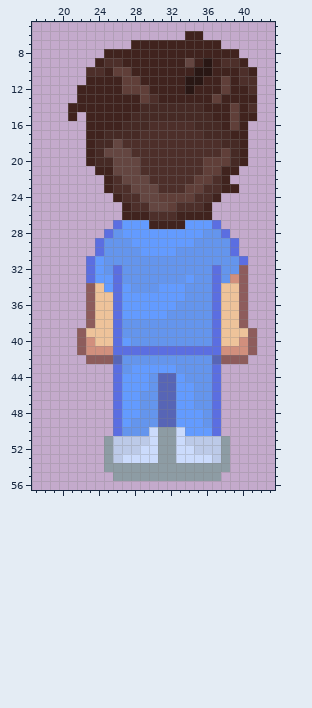
Edited in one commit: pixel-art file (Art/PixelArt/Characters/Aseprite files/Enfermeiros/Enf. Adrian.aseprite). That is the earlier state.
64x64 pixels, 1 frame. Shown: x 17..43, y 5..56.
The result:
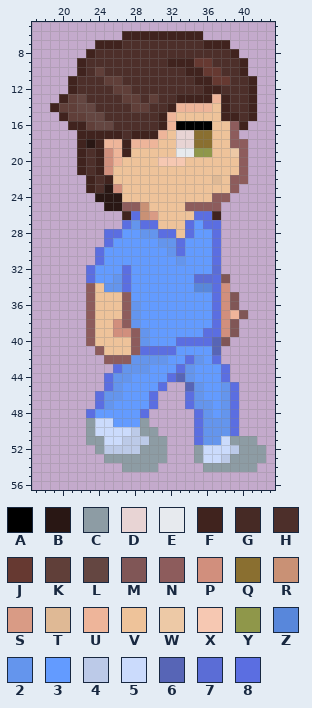
Palette (. is transparent): A #000000  B #291714  C #8d9ca4  D #e8d4d4  E #e7eaee  F #40231e  G #462a25  H #4d2f2a  J #663931  K #603f39  L #644641  M #805656  N #8d5c5c  P #d18f7d  Q #8a6f30  R #c99175  S #d99b85  T #dfb995  U #eeb59a  V #eec39a  W #edc9a6  X #f6c8b2  Y #8f974a  Z #5887db  2 #6495ed  3 #639bff  4 #bccae8  5 #cbdbfc  6 #5765b6  7 #5b6dd6  8 #5b6ee1
What changed:
layer "walkingSide2" now shown
layer "Base - back intermediario" now hidden
Changed rows in their new state; - is an unchanged pixel.
first column x 19:
 6 --------FFFFFFF---------
 7 -----FFFHHHHHHHHH--F----
 8 ----FHHHHHHHHHHHHHHH----
 9 ---FHH--HHHHH--FJJH-----
10 ---F-KHHHHHHHHH-FJJHHF.-
11 --FHHHKKHHHHHHHHF-JJH-F-
12 --FHHHHK-HHHHHHHH--HHHF-
13 -FKLHHHHKKHKHH----U-HH--
14 FKKLLHHHHKKHHFUUUUV-HHF-
15 -FKKLLHHHHHHFUVVVVV-FH--
16 --FFKLLHHHH-FUAAAAVVN---
17 ---F--FFHFFFUVDDQQVVN.--
18 ---FBFUUFUUUVVDDQQVVNN--
19 ---FHFPUFVVVVVEEYYVVWN--
20 ---FHFPUVVVVXXXVVVVVVN--
21 ---FH-PVVVVVVVVVVVVVVN--
22 ----FH-VVVVVVVVVVVTVNN--
23 ----FHBPVVVVVVVVVVVVN---
24 -----BBBVVVVVVVVVVNN----
25 ------BBNNRVVVVNNNN-----
26 ---------8RSVVVV88F-----
27 -------.8288VVV8-8------
28 -------8--2288V8-38.----
29 -----.833---228-338..---
30 ------3333---283338..---
31 ----.833333333-3338...--
32 ------3383333333337...--
33 -------28333333-77-M..--
34 ------228333---3ZZ-P..--
35 -------VN------333-PM.--
36 -------VN2----3333-PM.--
37 -------VN2---33333-PUM--
38 -------PN-33333333-PM.--
39 ---.N--PPN-3333338-PM..-
40 ---.N--VVN-33388886M...-
41 ---..NVVVN----33336....-
42 ----..-NN----338-38...--
43 ---------22---8-3338----
44 ------822--3386-3338----
45 ------82---38..6-3328---
46 -----822--38...8-3328---
47 -----823--38...8--328---
48 ----8333--8.....8-328---
49 ----C553-3C.....8-228---
50 ----C55554CC....82228---
51 ----CC55---C-...8225CCC-
52 -----C4---CC-...C5554CCC
53 -------CCCCC-...C-54CCCC
54 ------..----.....---CCC-
55 -------............-----
Changed places in both pictures, as pixel boxes (x1, y1, x2, y2):
changed: (50, 31, 266, 481)
